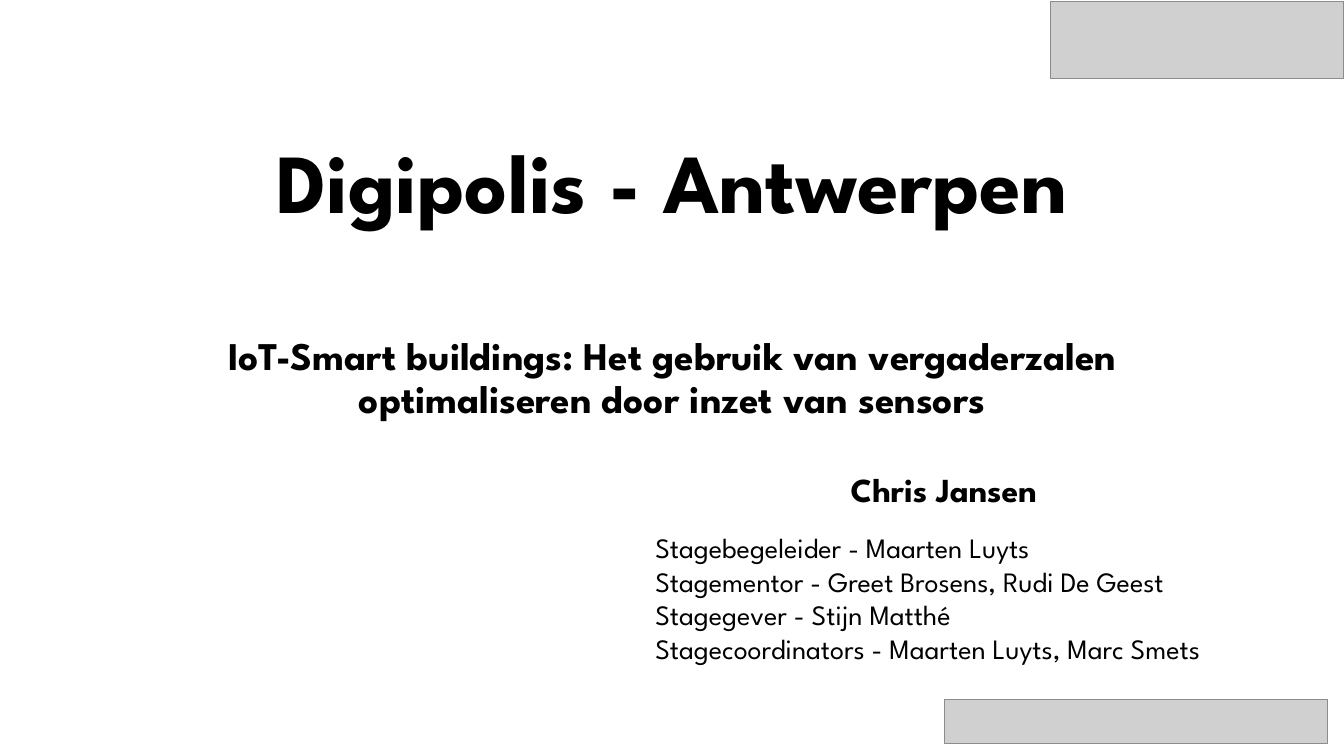
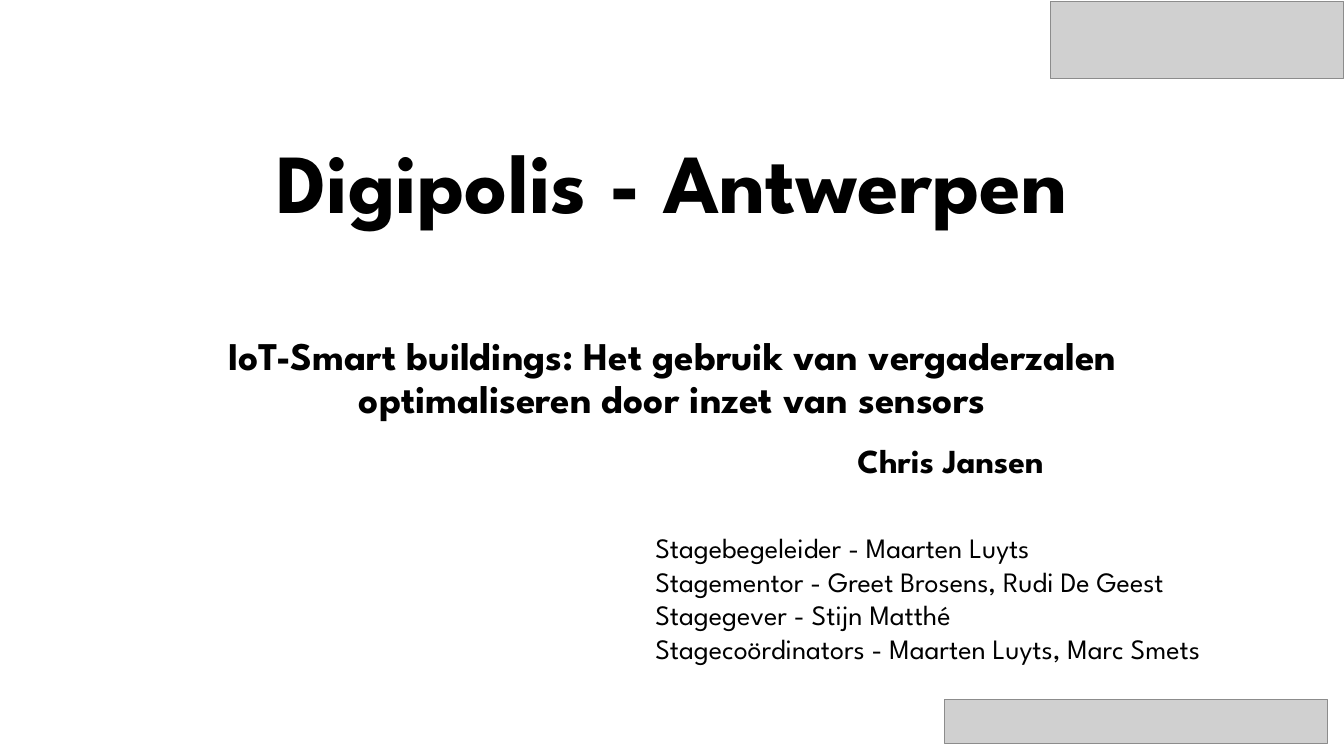
Before and after one commit to mitchdewinter/bap1617-ChrisJansen, a slide deck: slide 1 of Presentaties/Chris_Jansen_Digipolis_Antwerpen_Tussentijdsepresentatie.pptx. Drawn at 1344x756 pixels with LibreOffice and Linux fonts; fonts in the diff are those of the drawing; grey boxes stand for pictures; background and template pictures are left out. Boxes give left, top, right and bottom in pixels: in the first picture for what was removed or moved away, otherwise in the second. Text is boxed around its words. In the diff, an @@ line names an element or a change of style, - is before the commit and + after.

```diff
--- a/Presentaties/Chris_Jansen_Digipolis_Antwerpen_Tussentijdsepresentatie.pptx
+++ b/Presentaties/Chris_Jansen_Digipolis_Antwerpen_Tussentijdsepresentatie.pptx
@@ text "Chris Jansen": place and size @@
-text "Chris Jansen" at box(851, 479, 1037, 503)
+text "Chris Jansen" at box(857, 450, 1044, 474)
@@ text at box(655, 639, 1200, 665): text changed @@
-Stagecoordinators - Maarten Luyts, Marc Smets
+Stagecoördinators - Maarten Luyts, Marc Smets
```
Also in this commit, not shown: 6 other slides changed, 2 other files.
